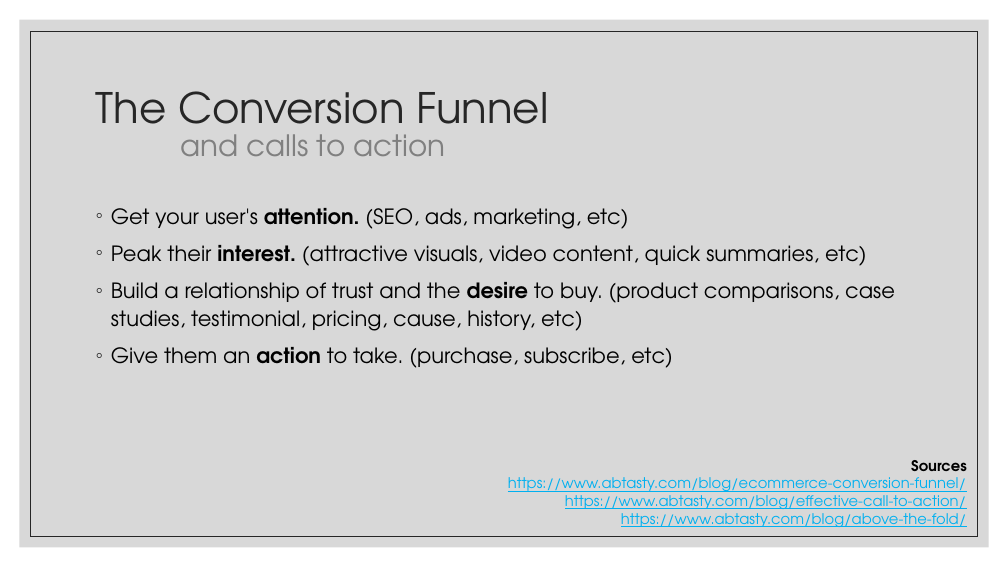
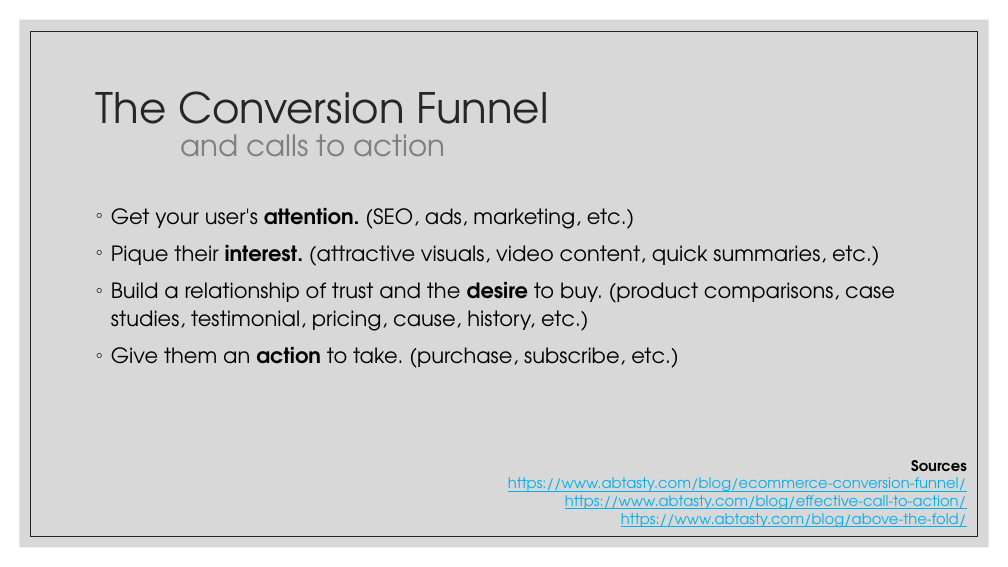
Before and after one commit to zackstotts/base-node-curriculum, a slide deck: slide 5 of unit_00/bootstrap/slides/05 Bootstrap Jumbotron.pptx. Drawn at 1008x567 pixels with LibreOffice and Linux fonts; fonts in the diff are those of the drawing. Boxes give left, top, right and bottom in pixels: in the first picture for what was removed or moved away, otherwise in the second. Text is boxed around its words. In the diff, an @@ line names an element or a change of style, - is before the commit and + after.

Commit message:
Fixing spelling errors.

```diff
--- a/unit_00/bootstrap/slides/05 Bootstrap Jumbotron.pptx
+++ b/unit_00/bootstrap/slides/05 Bootstrap Jumbotron.pptx
@@ text at box(111, 208, 895, 368): text changed @@
-◦ Get your user's attention. (SEO, ads, marketing, etc)
-◦ Peak their interest. (attractive visuals, video content, quick summaries, etc)
-◦ Build a relationship of trust and the desire to buy. (product comparisons, case studies, testimonial, pricing, cause, history, etc)
-◦ Give them an action to take. (purchase, subscribe, etc)
+◦ Get your user's attention. (SEO, ads, marketing, etc.)
+◦ Pique their interest. (attractive visuals, video content, quick summaries, etc.)
+◦ Build a relationship of trust and the desire to buy. (product comparisons, case studies, testimonial, pricing, cause, history, etc.)
+◦ Give them an action to take. (purchase, subscribe, etc.)
```
Also in this commit, not shown: 1 other slide changed.
